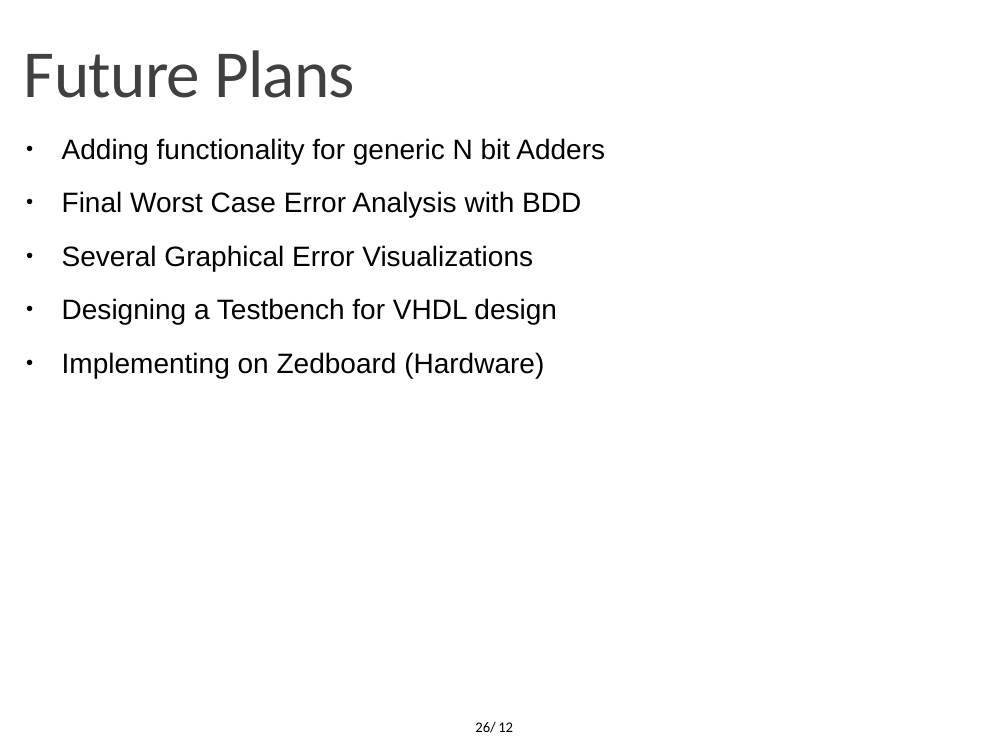
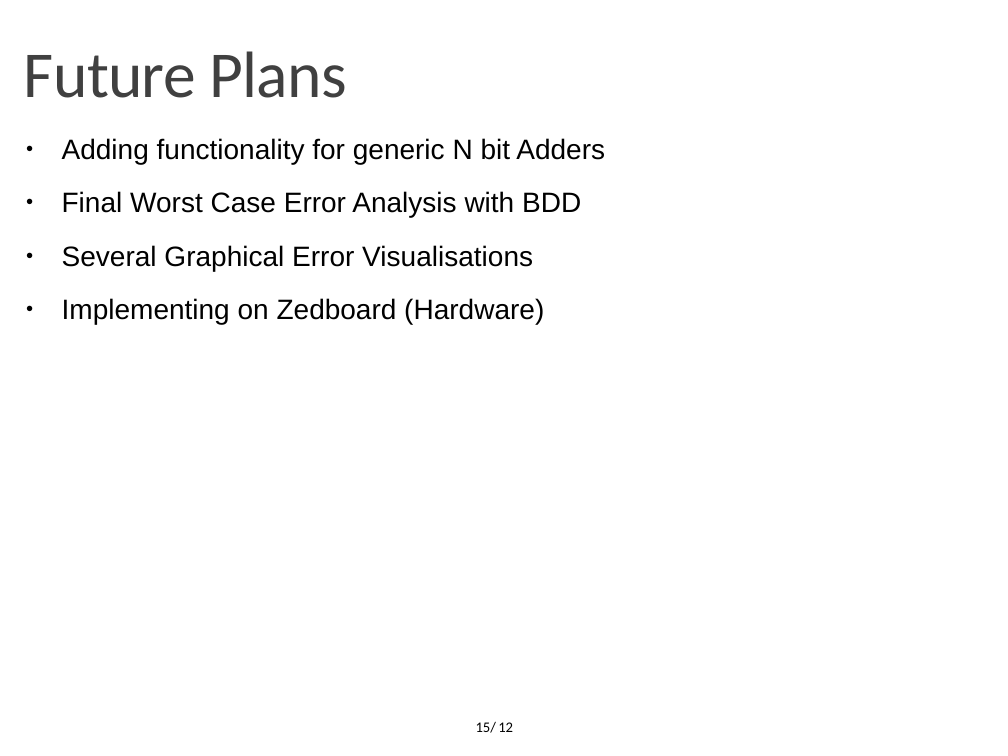
Before and after one commit to OrionLightning/Approximate-Circuit, a slide deck: slide 15 of Presentation Slides/Second Midterm (11-01-2022)/Midterm 11-01-2022.pptx (slide 26 before the commit). Drawn at 1008x756 pixels with LibreOffice and Linux fonts; fonts in the diff are those of the drawing; background and template pictures are left out. Boxes give left, top, right and bottom in pixels: in the first picture for what was removed or moved away, otherwise in the second. Text is boxed around its words. In the diff, an @@ line names an element or a change of style, - is before the commit and + after.

```diff
--- a/Presentation Slides/Second Midterm (11-01-2022)/Midterm 11-01-2022.pptx
+++ b/Presentation Slides/Second Midterm (11-01-2022)/Midterm 11-01-2022.pptx
@@ text "Future Plans" at [24, 51, 347, 98]: size 48 to 46.8 pt @@
@@ text at [62, 245, 533, 271]: text changed @@
-● Several Graphical Error Visualizations
-● Designing a Testbench for VHDL design
+● Several Graphical Error Visualisations
@@ page number at [476, 721, 496, 733]: text changed @@
-26/
+15/
```
Also in this commit, not shown: 10 other slides changed, 1 slide added, 12 slides removed, 1 other file.
